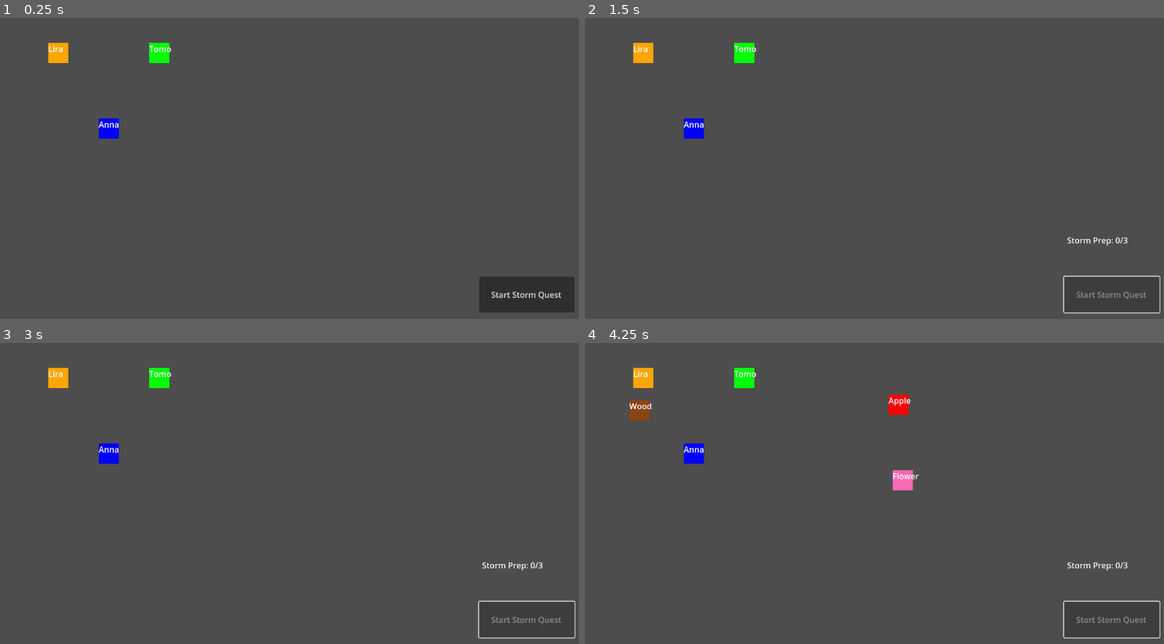
Above: before the commit, frames 1-4 (two rows, left to right).
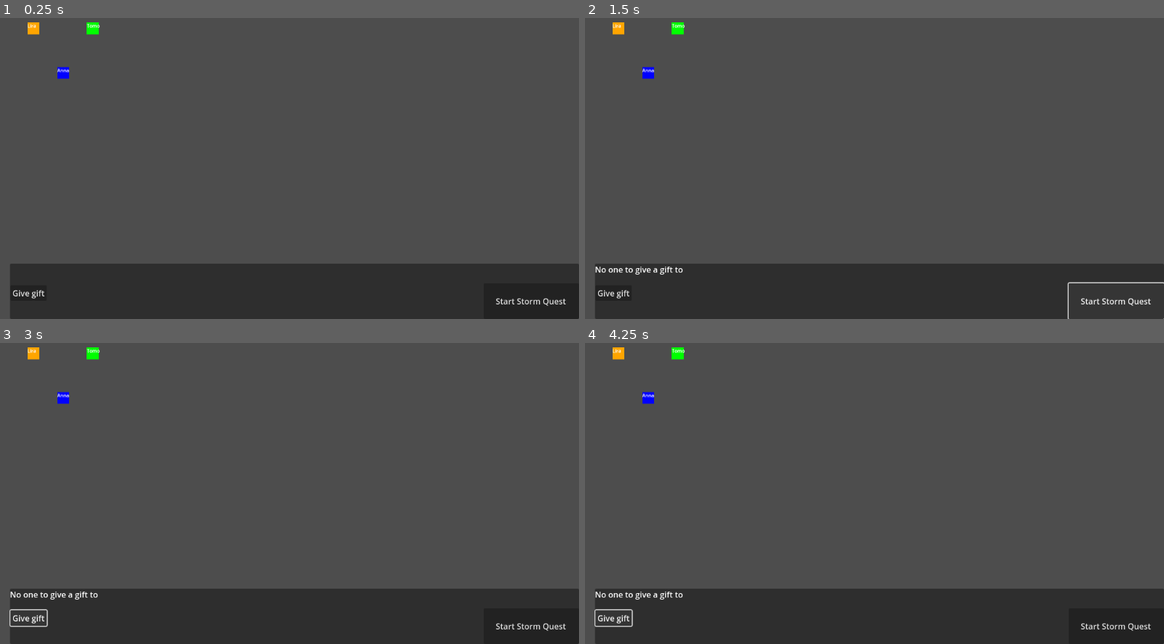
Above: after the commit, the same moments.

Repository: mquhuy/kingdomofchoices
Game: Godot game, scene res://main/main.tscn
Two runs of this game, one before a commit and one after it. Both use one fixed random seed, a clock stepped at 60 frames per second and the inputs below. Before the commit the project starts from res://scenes/main.tscn.
Inputs (mouse positions are in pixels of both pictures, inside the frame that each line leads up to):
- Up to frame 1 (0.25 s): no input
- Up to frame 2 (1.5 s): click (613, 291) at 0.5 s, where only the run after the commit has a clickable "Give gift"; click "Start Storm Quest" at 1.25 s
- Up to frame 3 (3 s): click (532, 625) at 2 s, where only the run after the commit has a clickable "Start Storm Quest"; click (28, 616) at 2.75 s, where only the run after the commit has a clickable "Give gift"
- Up to frame 4 (4.25 s): click (613, 616) at 3.5 s, where only the run after the commit has a clickable "Give gift"

The runs differ from the first frame. In frame 1, 17% of the frame differs, in the area x 1-100%, y 1-100%; in frame 2, 17%; in frame 3, 18%; in frame 4, 19%.

Commit message:
Restructure and reframe the game world

Diff:
--- a/characters/NPC.tscn
+++ b/characters/NPC.tscn
@@ -1,6 +1,6 @@
 [gd_scene load_steps=3 format=3 uid="uid://dwuxykjrxfdep"]
 
-[ext_resource type="Script" uid="uid://cmowx5y36f5um" path="res://scripts/npc.gd" id="1_tjeje"]
+[ext_resource type="Script" uid="uid://cmowx5y36f5um" path="res://characters/npc.gd" id="1_tjeje"]
 
 [sub_resource type="RectangleShape2D" id="RectangleShape2D_8e7ep"]
 size = Vector2(40, 40)
--- a/scripts/npc.gd
+++ b/characters/npc.gd
@@ -17,7 +17,8 @@
 	if event is InputEventMouseButton and event.pressed:
 		PlayerBehavior.register_interaction(npc_name)
 		var main = get_tree().root.get_node("Main")
-		var dialogue_box = main.get_node("DialogueBox")
+		var dialogue_box = get_tree().root.get_node("Main/CanvasLayer/DialogueBox")
+
 
 		# Check if this NPC is key for the quest
 		if QuestManager.quest_active and QuestManager.quest_npc == npc_name:
@@ -42,13 +43,12 @@
 			QuestManager.reset_quest()
 
 func give_gift(item_name: String):
+	var dialogue_box = get_tree().root.get_node("Main/CanvasLayer/DialogueBox")
 	if Inventory.has_item(item_name, 1):
 		Inventory.remove_item(item_name, 1)
 		PlayerBehavior.increase_relationship(npc_name, 2)
 		var main = get_tree().root.get_node("Main")
-		var dialogue_box = main.get_node("DialogueBox")
 		dialogue_box.show_dialogue("Thank you for the %s! I like you more now." % item_name)
 	else:
 		var main = get_tree().root.get_node("Main")
-		var dialogue_box = main.get_node("DialogueBox")
 		dialogue_box.show_dialogue("You don't have any %s to give me!" % item_name)
--- a/scripts/dialogue_box.gd
+++ b/dialogue_box/dialogue_box.gd
@@ -1,9 +1,13 @@
 extends Panel
 
-@onready var dialogue_text = $DialogueText
 var current_npc = null
 
+func _ready():
+	print("In _ready DialogueText node: ", $DialogueText)
+
 func show_dialogue(text: String, npc_ref = null):
+	print("In show_dialogue DialogueText node: ", $DialogueText)
+	var dialogue_text = $DialogueText
 	dialogue_text.text = text
 	show()
 	current_npc = npc_ref
@@ -11,7 +15,6 @@
 func hide_dialogue():
 	hide()
 
-
 func _on_give_gift_pressed() -> void:
 	if current_npc:
 		var item_to_give = "Apple"
--- a/ui/dialogue_box.tscn
+++ b/dialogue_box/dialogue_box.tscn
@@ -1,6 +1,6 @@
 [gd_scene load_steps=2 format=3 uid="uid://c161lorq7k1el"]
 
-[ext_resource type="Script" uid="uid://ciex1j7wss2yl" path="res://scripts/dialogue_box.gd" id="1_2ix3t"]
+[ext_resource type="Script" uid="uid://ciex1j7wss2yl" path="res://dialogue_box/dialogue_box.gd" id="1_2ix3t"]
 
 [node name="DialogueBox" type="Panel"]
 script = ExtResource("1_2ix3t")
@@ -10,7 +10,7 @@
 offset_right = 110.0
 offset_bottom = 57.0
 
-[node name="Give Gift" type="Button" parent="."]
+[node name="GiftButton" type="Button" parent="."]
 layout_mode = 0
 offset_left = 1.0
 offset_top = 43.0
@@ -18,4 +18,4 @@
 offset_bottom = 56.0
 text = "Give gift"
 
-[connection signal="pressed" from="Give Gift" to="." method="_on_give_gift_pressed"]
+[connection signal="pressed" from="GiftButton" to="." method="_on_give_gift_pressed"]
--- a/items/Item.tscn
+++ b/items/Item.tscn
@@ -1,6 +1,6 @@
 [gd_scene load_steps=3 format=3 uid="uid://cfyuyidww4a4w"]
 
-[ext_resource type="Script" uid="uid://bjit0qntxl8d2" path="res://scripts/item.gd" id="1_r0jyl"]
+[ext_resource type="Script" uid="uid://bjit0qntxl8d2" path="res://items/item.gd" id="1_r0jyl"]
 
 [sub_resource type="RectangleShape2D" id="RectangleShape2D_ipbjl"]
 size = Vector2(40, 40)
--- a/scripts/main.gd
+++ b/main/main.gd
@@ -68,26 +68,13 @@
 		item.position = get_random_valid_position()
 	add_child(item)
 
-func _process(delta):
-	if QuestManager.quest_active:
-		$QuestStatusLabel.text = "Storm Prep: %d/%d" % [QuestManager.quest_progress, QuestManager.quest_required]
-	else:
-		$QuestStatusLabel.text = ""
-
-
-func _on_start_quest_button_pressed() -> void:
-	QuestManager.start_quest("storm", "Tomo", 3)
-	VillageContext.set_context("Storm Coming!")
-	$StartQuestButton.disabled = true
-	$QuestStatusLabel.text = "Storm quest started! Ask Tomo for help."
-
 func count_items_on_map(item_name: String) -> int:
 	var group_name = "Item_" + item_name
 	return get_tree().get_nodes_in_group(group_name).size()
 
 func get_random_valid_position(min_distance: float = 64.0, max_tries: int = 30) -> Vector2:
-	var area_min = Vector2(50, 50)
-	var area_max = Vector2(750, 450)  # Adjust to fit your scene
+	var area_min = WorldConfig.WORLD_MIN
+	var area_max = WorldConfig.WORLD_MAX
 	var rng = RandomNumberGenerator.new()
 	var pos = get_random_position()
 	for i in max_tries:
--- /dev/null
+++ b/main/main.tscn
@@ -0,0 +1,61 @@
+[gd_scene load_steps=4 format=3 uid="uid://1d6dtd3wgfsg"]
+
+[ext_resource type="Script" uid="uid://hfpfluq0ayxv" path="res://main/main.gd" id="1_xwkvk"]
+[ext_resource type="Script" uid="uid://c6xb8bfe7jg4p" path="res://quests/quests.gd" id="2_c651c"]
+[ext_resource type="PackedScene" uid="uid://c161lorq7k1el" path="res://dialogue_box/dialogue_box.tscn" id="3_3wy1v"]
+
+[node name="Main" type="Node2D"]
+scale = Vector2(1.17665, 1.18052)
+script = ExtResource("1_xwkvk")
+
+[node name="CanvasLayer" type="CanvasLayer" parent="."]
+script = ExtResource("2_c651c")
+
+[node name="DialogueBox" parent="CanvasLayer" instance=ExtResource("3_3wy1v")]
+anchors_preset = 3
+anchor_left = 1.0
+anchor_top = 1.0
+anchor_right = 1.0
+anchor_bottom = 1.0
+offset_left = -1128.0
+offset_top = -110.0
+grow_horizontal = 0
+grow_vertical = 0
+
+[node name="QuestStatusLabel" type="Label" parent="CanvasLayer"]
+anchors_preset = 3
+anchor_left = 1.0
+anchor_top = 1.0
+anchor_right = 1.0
+anchor_bottom = 1.0
+offset_left = -173.0
+offset_top = -148.0
+offset_bottom = -77.0
+grow_horizontal = 0
+grow_vertical = 0
+
+[node name="StartQuestButton" type="Button" parent="CanvasLayer"]
+anchors_preset = 3
+anchor_left = 1.0
+anchor_top = 1.0
+anchor_right = 1.0
+anchor_bottom = 1.0
+offset_left = -189.0
+offset_top = -71.0
+grow_horizontal = 0
+grow_vertical = 0
+text = "Start Storm Quest"
+
+[node name="Background" type="Sprite2D" parent="."]
+
+[node name="ItemNeedCheckTimer" type="Timer" parent="."]
+wait_time = 4.0
+autostart = true
+
+[node name="WorldCamera" type="Camera2D" parent="."]
+scale = Vector2(86.887, -10.0302)
+anchor_mode = 0
+zoom = Vector2(0.5, 0.5)
+
+[connection signal="pressed" from="CanvasLayer/StartQuestButton" to="." method="_on_start_quest_button_pressed"]
+[connection signal="timeout" from="ItemNeedCheckTimer" to="." method="_on_item_need_check_timer_timeout"]
--- /dev/null
+++ b/main/world_config.gd
@@ -0,0 +1,4 @@
+extends Node
+
+const WORLD_MIN = Vector2(0, 0)
+const WORLD_MAX = Vector2(3000, 2000)
--- a/project.godot
+++ b/project.godot
@@ -17,10 +17,11 @@
 
 [autoload]
 
-QuestManager="*res://scripts/quest_manager.gd"
-PlayerBehavior="*res://scripts/player_behavior.gd"
-VillageContext="*res://scripts/village_context.gd"
-Inventory="*res://scripts/inventory.gd"
+QuestManager="*res://quests/quest_manager.gd"
+PlayerBehavior="*res://player/player_behavior.gd"
+VillageContext="*res://main/village_context.gd"
+Inventory="*res://items/inventory.gd"
+WorldConfig="*res://main/world_config.gd"
 
 [rendering]
 
--- /dev/null
+++ b/quests/quests.gd
@@ -0,0 +1,13 @@
+extends Node
+
+func _process(delta):
+	if QuestManager.quest_active:
+		$QuestStatusLabel.text = "Storm Prep: %d/%d" % [QuestManager.quest_progress, QuestManager.quest_required]
+	else:
+		$QuestStatusLabel.text = ""
+
+func _on_start_quest_button_pressed() -> void:
+	QuestManager.start_quest("storm", "Tomo", 3)
+	VillageContext.set_context("Storm Coming!")
+	$StartQuestButton.disabled = true
+	$QuestStatusLabel.text = "Storm quest started! Ask Tomo for help."
--- a/scenes/main.tscn
+++ /dev/null
@@ -1,36 +0,0 @@
-[gd_scene load_steps=3 format=3 uid="uid://1d6dtd3wgfsg"]
-
-[ext_resource type="Script" uid="uid://hfpfluq0ayxv" path="res://scripts/main.gd" id="1_sugp2"]
-[ext_resource type="PackedScene" uid="uid://c161lorq7k1el" path="res://ui/dialogue_box.tscn" id="2_0wfyh"]
-
-[node name="Main" type="Node2D"]
-script = ExtResource("1_sugp2")
-
-[node name="Background" type="Sprite2D" parent="."]
-
-[node name="DialogueBox" parent="." instance=ExtResource("2_0wfyh")]
-visible = false
-offset_left = 14.0
-offset_top = 527.0
-offset_right = 1142.0
-offset_bottom = 637.0
-
-[node name="StartQuestButton" type="Button" parent="."]
-offset_left = 954.0
-offset_top = 564.0
-offset_right = 1143.0
-offset_bottom = 635.0
-text = "Start Storm Quest"
-
-[node name="QuestStatusLabel" type="Label" parent="."]
-offset_left = 960.0
-offset_top = 480.0
-offset_right = 1133.0
-offset_bottom = 551.0
-
-[node name="ItemNeedCheckTimer" type="Timer" parent="."]
-wait_time = 4.0
-autostart = true
-
-[connection signal="pressed" from="StartQuestButton" to="." method="_on_start_quest_button_pressed"]
-[connection signal="timeout" from="ItemNeedCheckTimer" to="." method="_on_item_need_check_timer_timeout"]
Renamed: scripts/npc.gd.uid -> characters/npc.gd.uid
Renamed: scripts/dialogue_box.gd.uid -> dialogue_box/dialogue_box.gd.uid
Renamed: scripts/inventory.gd -> items/inventory.gd
Renamed: scripts/inventory.gd.uid -> items/inventory.gd.uid
Renamed: scripts/item.gd -> items/item.gd
Renamed: scripts/item.gd.uid -> items/item.gd.uid
Renamed: scripts/main.gd.uid -> main/main.gd.uid
Renamed: scripts/village_context.gd -> main/village_context.gd
Renamed: scripts/village_context.gd.uid -> main/village_context.gd.uid
Not shown, added: main/world_config.gd.uid
Renamed: scripts/player_behavior.gd -> player/player_behavior.gd
Renamed: scripts/player_behavior.gd.uid -> player/player_behavior.gd.uid
(and 3 more such lines)
